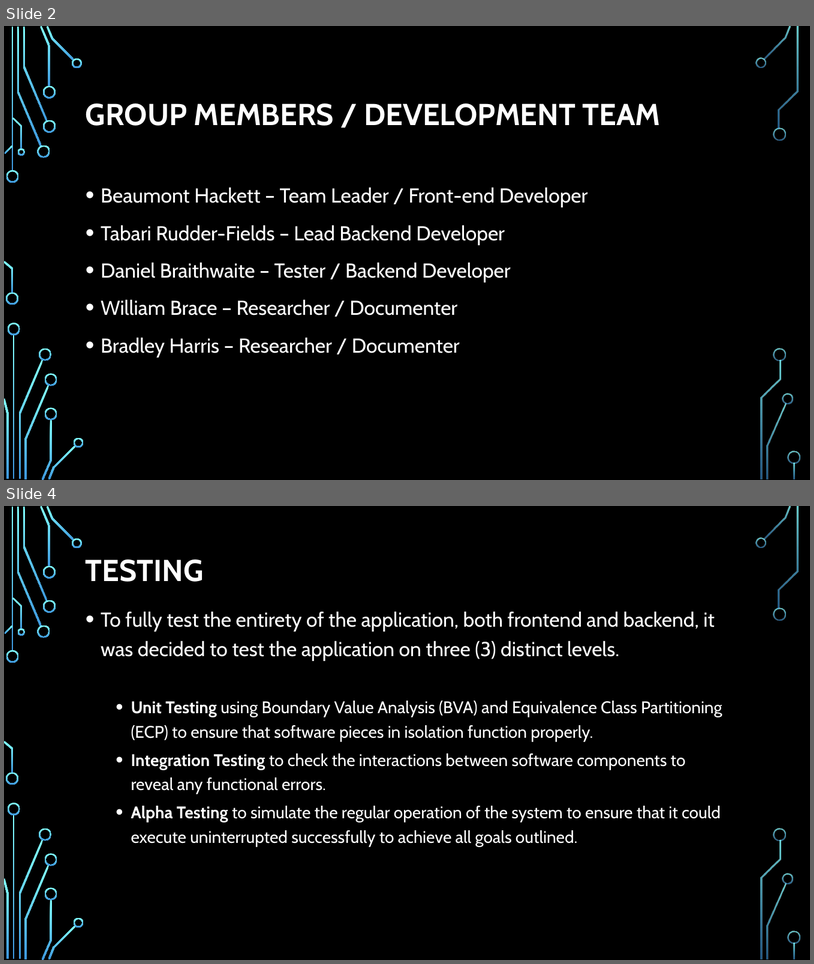
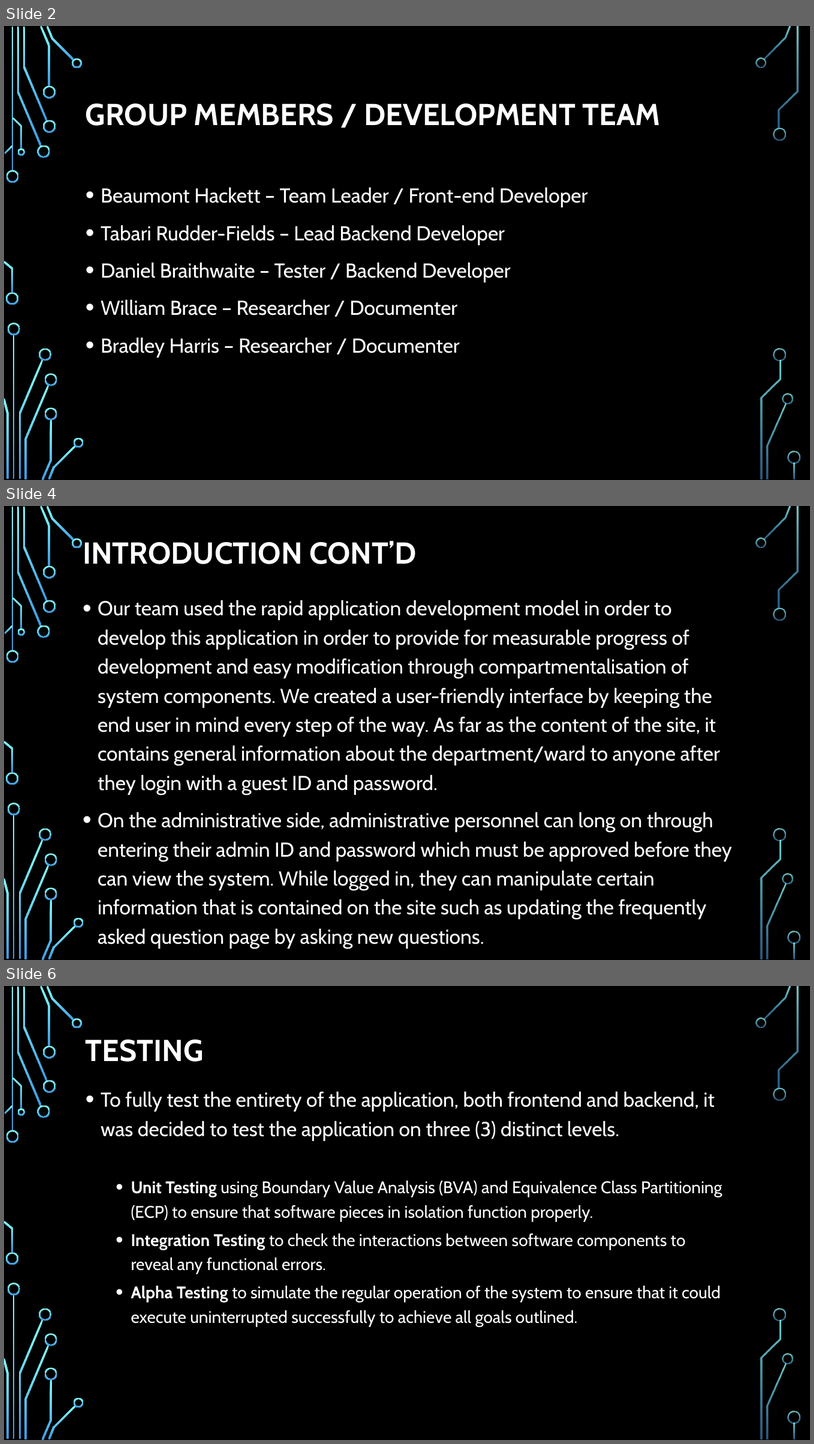
Before and after one commit to trf213/SQA, a slide deck: Documentation/Group Presentation.pptx. Shown one above the other, each under a label of ours: slides 2 and 4 before the commit, slides 2, 4 and 6 after it; the slides between them are not shown. The pictures are 814x964 and 814x1444 pixels, drawn with LibreOffice and Linux fonts; fonts in the diff are those of the drawing; background and template pictures are left out. Boxes give left, top, right and bottom in pixels: in the first picture for what was removed or moved away, otherwise in the second. Text is boxed around its words. In the diff, an @@ line names an element or a change of style, - is before the commit and + after.

```diff
--- a/Documentation/Group Presentation.pptx
+++ b/Documentation/Group Presentation.pptx
@@ slide 4 added at bbox=[4, 506, 810, 960], background picture (left out); not listed: 36 template elements that a slide beside it also shows @@
@@ title added at bbox=[83, 541, 416, 564], 36 pt, text #FFFFFF, bold @@
+INTRODUCTION CONT’D
@@ text added at bbox=[98, 600, 732, 919], 24 pt, text #FFFFFF @@
+• Our team used the rapid application development model in order to develop this application in order to provide for measurable progress of development and easy modification through compartmentalisation of system components. We created a user-friendly interface by keeping the end user in mind every step of the way. As far as the content of the site, it contains general information about the department/ward to anyone after they login with a guest ID and password.
+• On the administrative side, administrative personnel can long on through entering their admin ID and password which must be approved before they can view the system. While logged in, they can manipulate certain information that is contained on the site such as updating the frequently asked question page by asking new questions.
@@ what was slide 4 is now slide 6 @@
```
Also in this commit, not shown: 2 other slides added, 1 slide removed, 1 other file.
